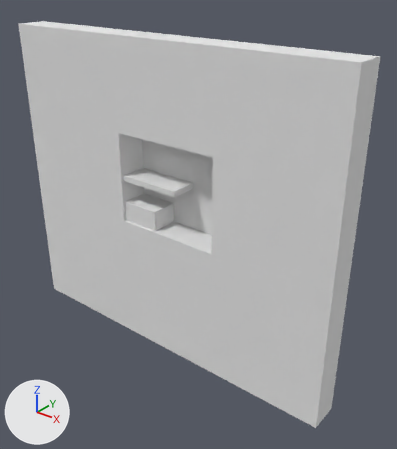
The Blender file development/flash/assets/levels/004/004.blend, before and after one commit.
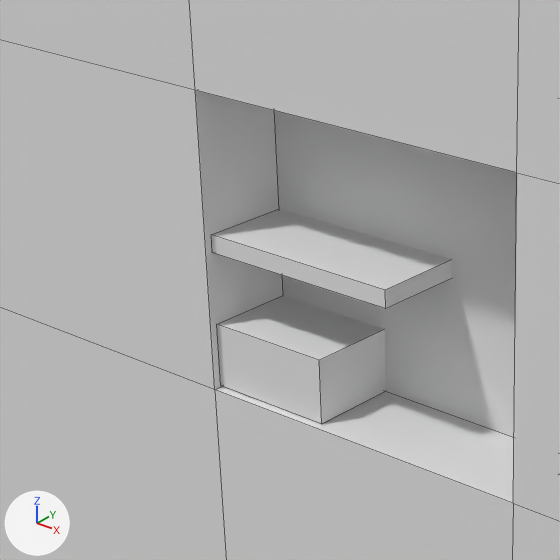
There are two pictures of each version: one whole from a camera (50 mm lens) standing at (30.8, -35.6, 18.7) and looking at (1.3, 1.3, -4.2), one close up on the part from 15% to 57% of the width and 24% to 60% of the height. Every picture has the same lights, and +X, +Y and +Z are marked at lower left. The close-ups show mesh edges as thin lines.
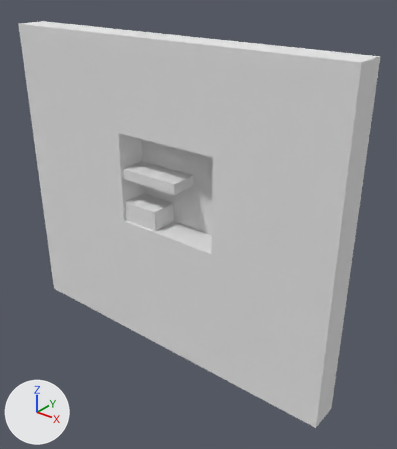
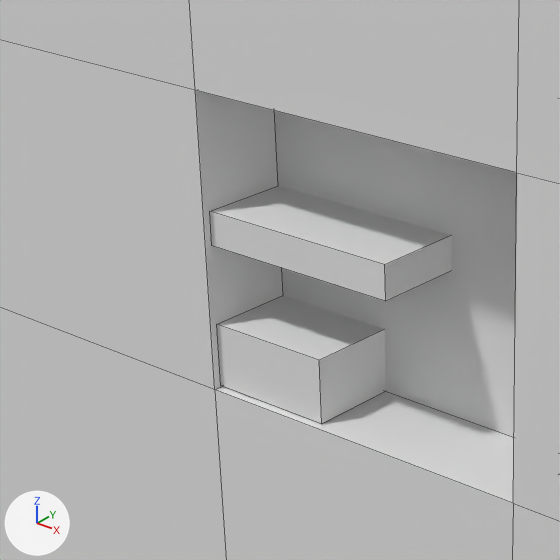
The change, as JSON lines over the scene's bpy script:
```json
{"block": "me_cube_002", "where": "me_cube_002.from_pydata(...)  # 8 vertices, 6 faces; spans x -2.01..4.51, y -1.5..1.5, z -0.27..0.27"}
{"block": "me_cube_002", "where": "# used by ob_cube_002; location = (-3.98, 0.24, -0.5)"}
{"block": "me_cube_002", "change": "me_cube_002 part 1: the whole mesh is scaled about its middle by (1, 1, 1.92), then moved by (0.0, 0.0, -0.25)"}
{"op": "set", "path": "ob_cube_002.location", "old": "(-3.98, 0.24, -0.5)", "new": "(-3.98, 0.24, 0.21)"}
```

Where the change shows, as pixel boxes (x1, y1, x2, y2) in the close-ups (560 x 560 px; the box of a moved part takes in the faces that stretch with it):
```json
{"object": "Cube.002", "change": "mesh rescaled, moved", "before": [211, 209, 452, 309], "after": [210, 186, 452, 301], "on screen": "15% taller"}
{"part": 1, "of": "me_cube_002", "change": "moved or reshaped", "before": [211, 235, 452, 309], "after": [210, 211, 452, 301]}
```
